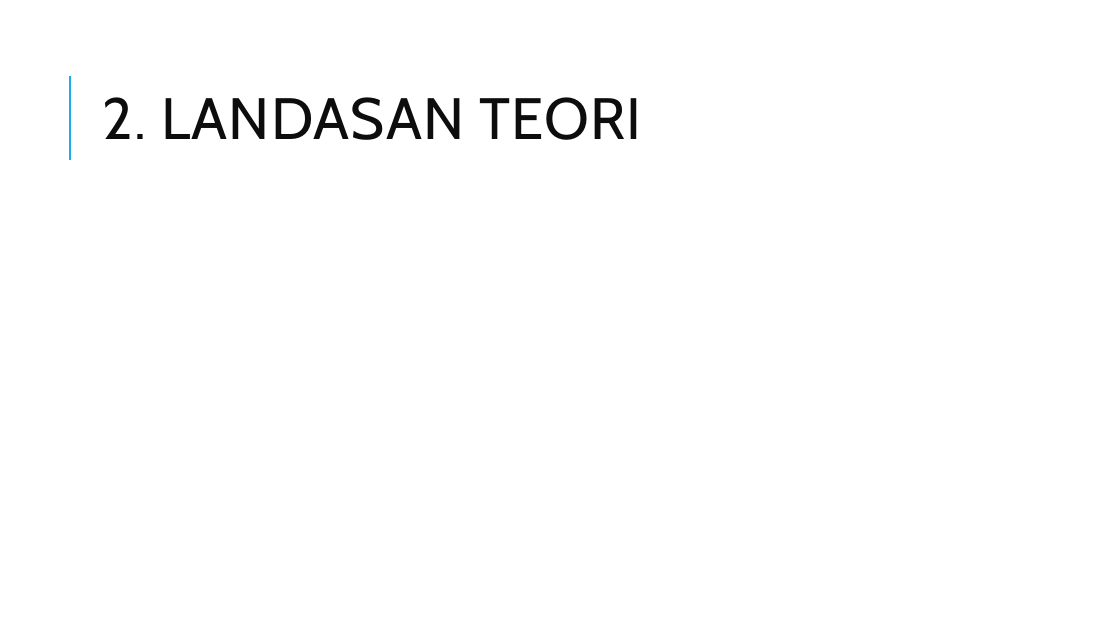
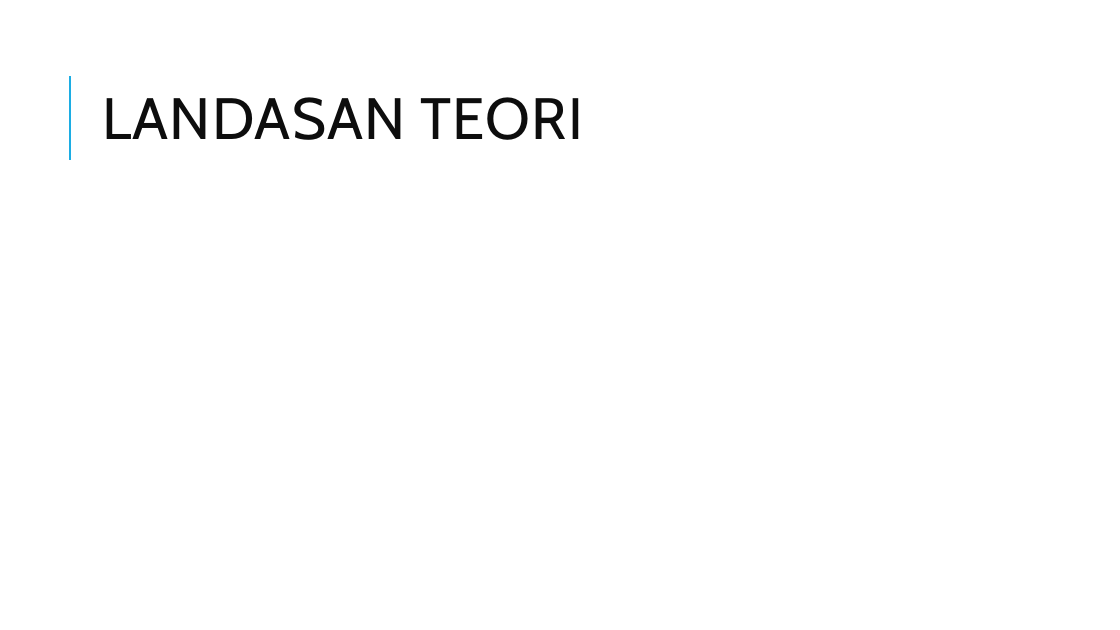
Before and after one commit to edriclaksaputra/tugasakhir, a slide deck: slide 5 of PPT.pptx (slide 6 before the commit). Drawn at 1120x630 pixels with LibreOffice and Linux fonts; fonts in the diff are those of the drawing. Boxes give left, top, right and bottom in pixels: in the first picture for what was removed or moved away, otherwise in the second. Text is boxed around its words. In the diff, an @@ line names an element or a change of style, - is before the commit and + after.

```diff
--- a/PPT.pptx
+++ b/PPT.pptx
@@ title at [102,97,583,140]: text changed @@
-2. LANDASAN TEORI
+LANDASAN TEORI
```
Also in this commit, not shown: 8 other slides changed, 1 slide added, 2 slides removed, 6 other files.
